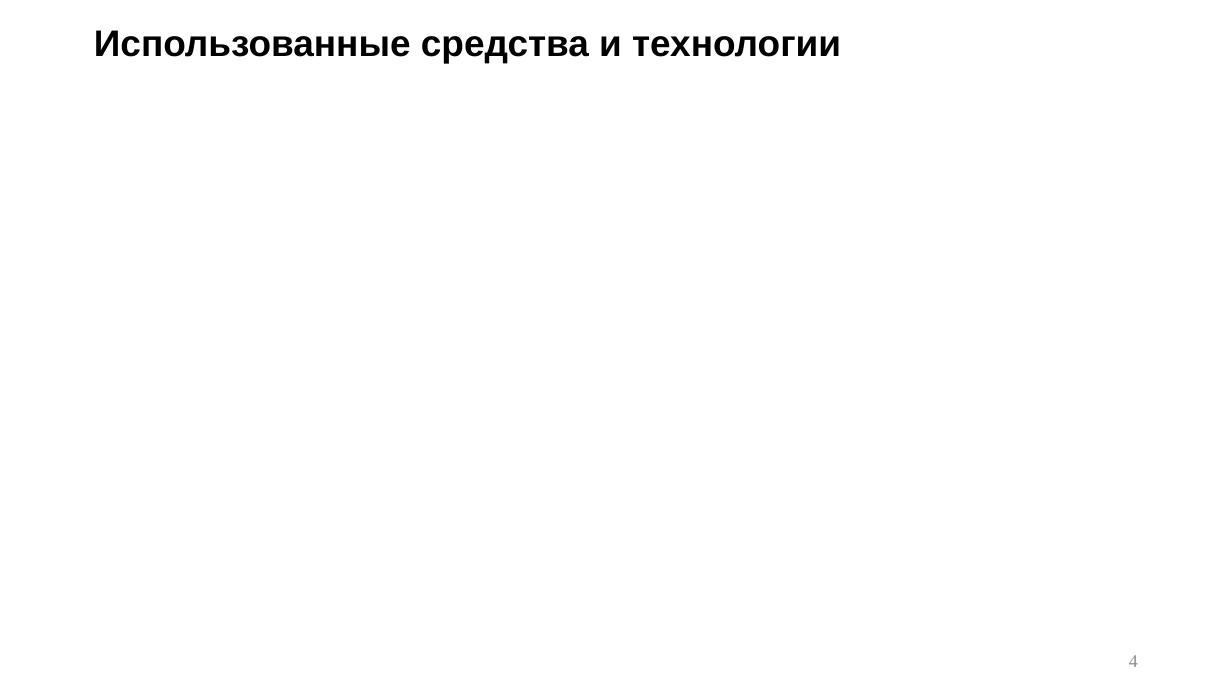
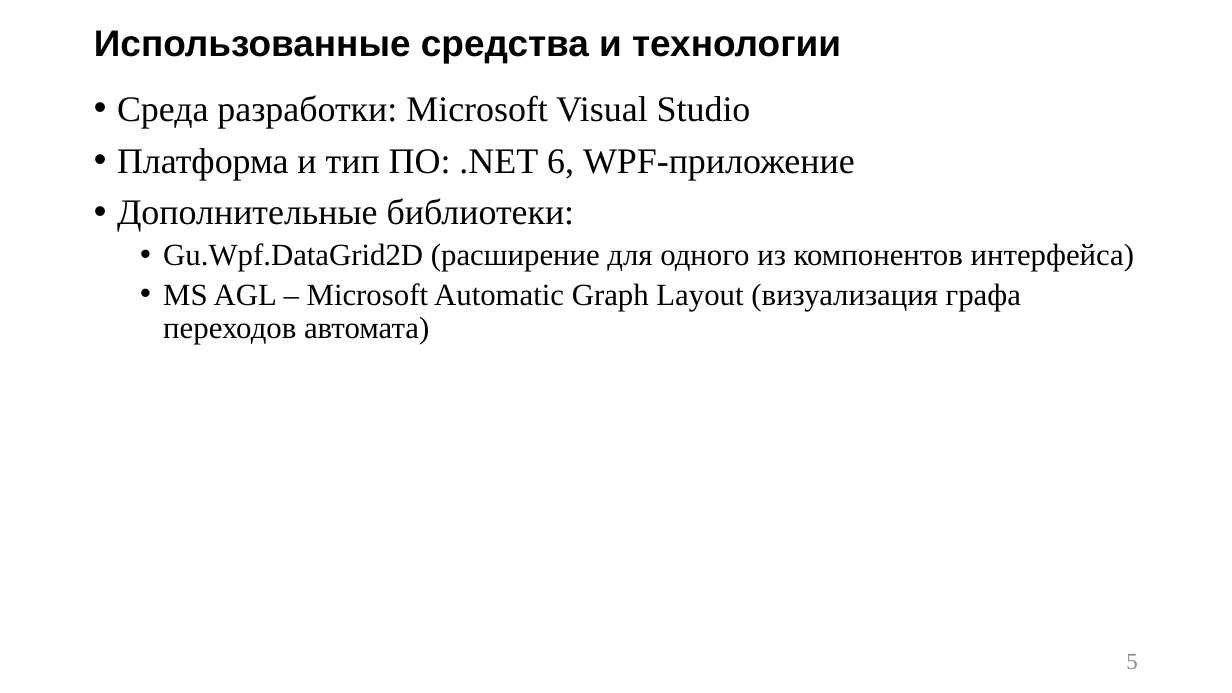
Before and after one commit to p6p62/RecognizerGenerator, a slide deck: slide 5 of Презентация на защиту.pptx (slide 4 before the commit). Drawn at 1232x693 pixels with LibreOffice and Linux fonts; fonts in the diff are those of the drawing. Boxes give left, top, right and bottom in pixels: in the first picture for what was removed or moved away, otherwise in the second. Text is boxed around its words. In the diff, an @@ line names an element or a change of style, - is before the commit and + after.

```diff
--- a/Презентация на защиту.pptx
+++ b/Презентация на защиту.pptx
@@ text added at (117, 95, 1134, 344), 24 pt, text #000000 @@
+• Среда разработки: Microsoft Visual Studio
+• Платформа и тип ПО: .NET 6, WPF-приложение
+• Дополнительные библиотеки:
+  • Gu.Wpf.DataGrid2D (расширение для одного из компонентов интерфейса)
+  • MS AGL – Microsoft Automatic Graph Layout (визуализация графа переходов автомата)
@@ page number at (1126, 654, 1138, 669): text changed; size 14 to 18 pt @@
-4
+5
```
Also in this commit, not shown: 6 other slides changed, 7 slides added, 2 slides removed.
